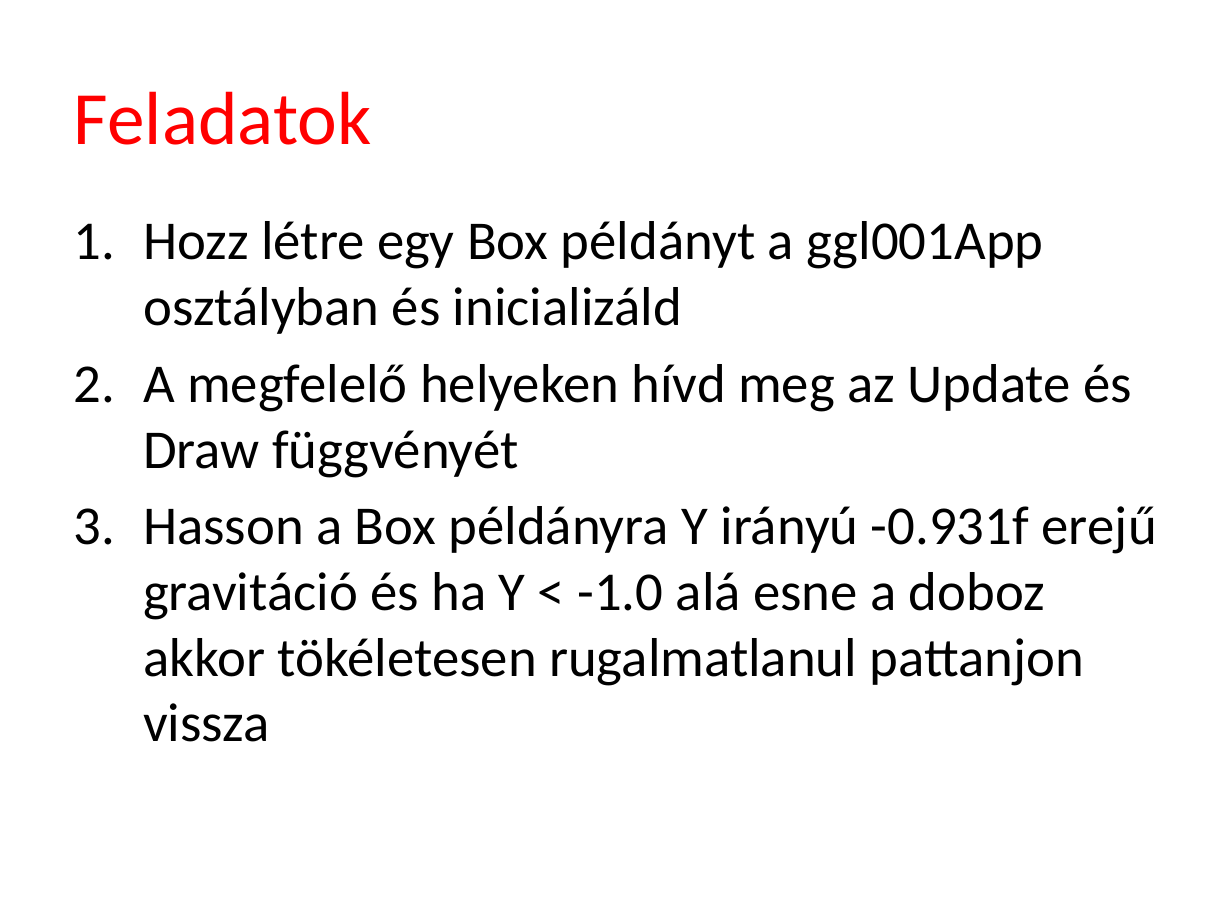
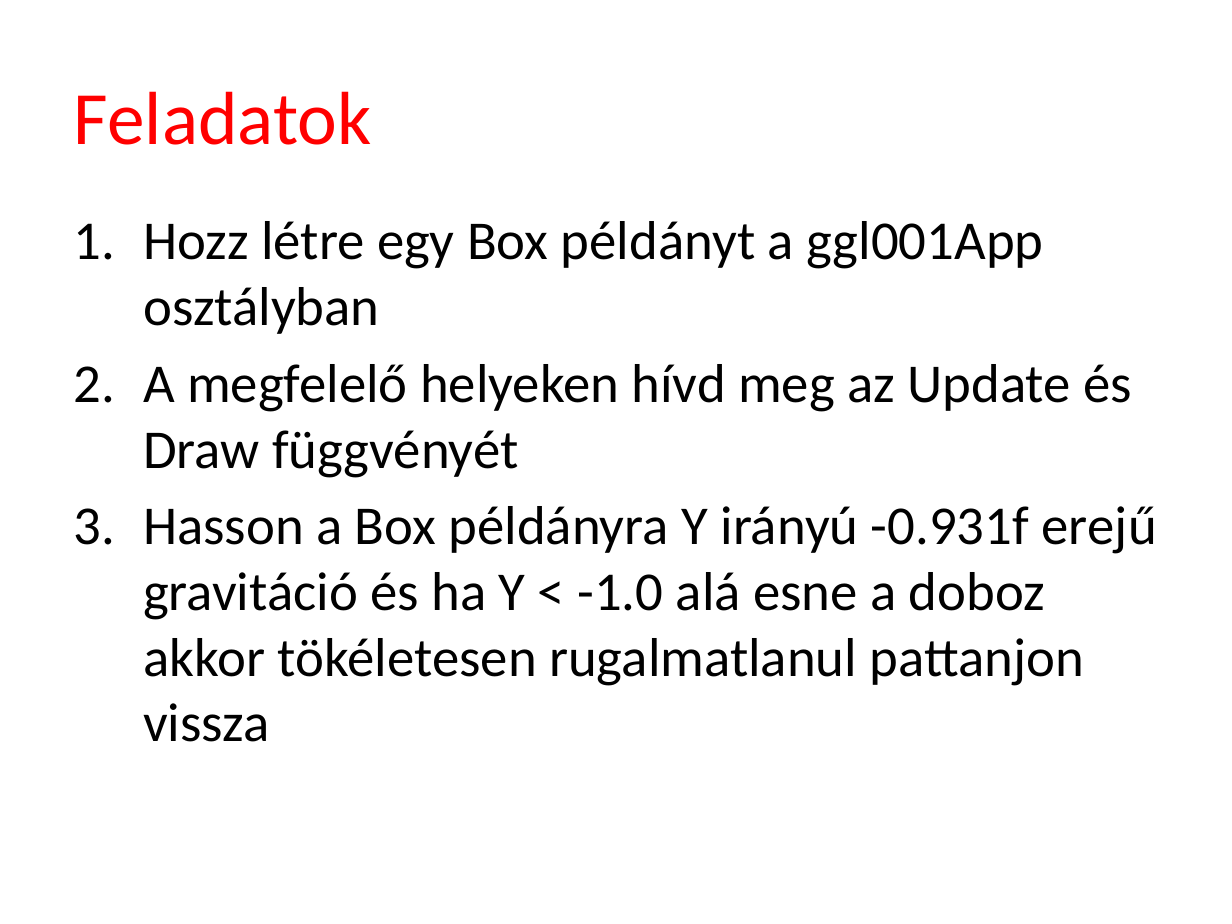
Before and after one commit to tyekx/dx12, a slide deck: slide 18 of Slides/gg001-Libraries.pptx. Drawn at 1232x924 pixels with LibreOffice and Linux fonts; fonts in the diff are those of the drawing; background and template pictures are left out. Boxes give left, top, right and bottom in pixels: in the first picture for what was removed or moved away, otherwise in the second. Text is boxed around its words. In the diff, an @@ line names an element or a change of style, - is before the commit and + after.

```diff
--- a/Slides/gg001-Libraries.pptx
+++ b/Slides/gg001-Libraries.pptx
@@ text at <box>143,221,1044,334</box>: text changed @@
-1. Hozz létre egy Box példányt a ggl001App osztályban és inicializáld
+1. Hozz létre egy Box példányt a ggl001App osztályban
```
Also in this commit, not shown: 1 other slide changed, 1 other file.
